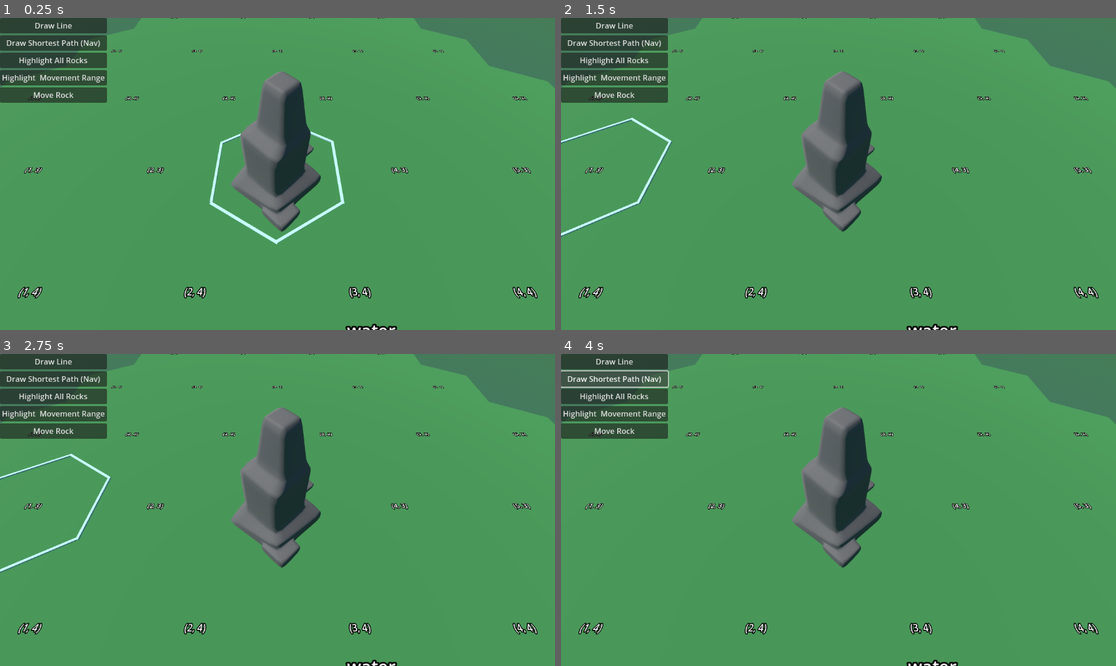
Above: before the commit, frames 1-4 (two rows, left to right).
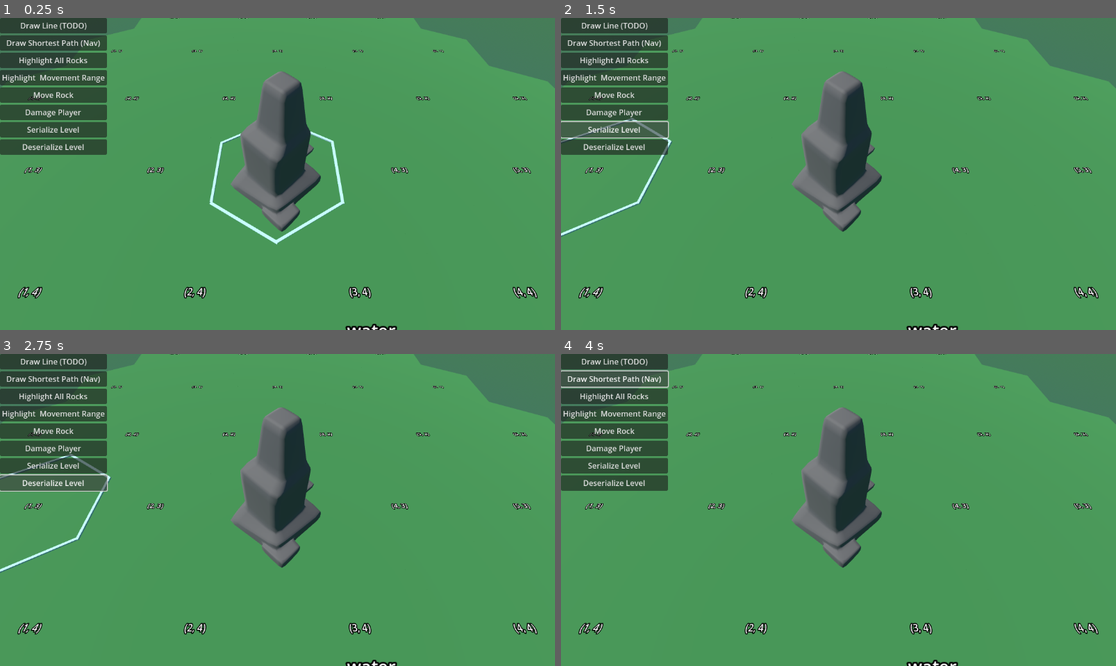
Above: after the commit, the same moments.

Repository: nheeb/spell-tactics
Game: Godot game, scene res://Logic/Main.tscn
The game is run twice, just before and just after one commit, with the same random seed, the same clock (stepped at 60 frames per second) and the same inputs.
Inputs (mouse positions are in pixels of both pictures, inside the frame that each line leads up to):
- Up to frame 1 (0.25 s): no input
- Up to frame 2 (1.5 s): click (616, 111) at 0.5 s, where only the run after the commit has a clickable "Damage Player"; click (616, 130) at 1.25 s, where only the run after the commit has a clickable "Serialize Level"
- Up to frame 3 (2.75 s): click (55, 481) at 2 s, where only the run after the commit has a clickable "Deserialize Level"
- Up to frame 4 (4 s): click "Draw Line" (after the commit: "Draw Line (TODO)") at 2.75 s; click "Draw Shortest Path (Nav)" at 3.5 s

The runs differ from the first frame. In frame 1, 3.0% of the frame differs, in the area x 0-20%, y 1-44%; in frame 2, 3.1%; in frame 3, 3.1%; in frame 4, 3.0%.
Error after the commit: Parse Error: Class "LevelState" hides a global script class.

Commit message:
implemenent entity serialization

Diff:
--- a/Entities/Entity.gd
+++ b/Entities/Entity.gd
@@ -12,20 +12,36 @@
 var current_tile: Tile
 
 
-func to_state() -> EntityState:
+
+## Given the name, should this property be serialized?
+const godot_internal_props = ["RefCounted", "script"]
+const entity_internal_props = ["current_tile", "visual_entity", "logical_entity", "type"]
+func serialize_this_prop(name: String) -> bool:
+	if name.ends_with(".gd"):
+		# script type, ignore this
+		return false
+	if name in godot_internal_props or name in entity_internal_props:
+		return false
+	return true
+
+func serialize() -> EntityState:
 	print("-- Serializing %s --" % type.internal_name)
 	var state: EntityState = EntityState.new()
 
 	if logical_entity != null:
-		# TODO get all props from this
-		pass
-
-	# need to get props from visual entity? pls no, should be initialized on load
+		for prop in logical_entity.get_property_list():
+			# TODO maybe we'll need another exclusion method for the script props
+			if not serialize_this_prop(prop.name):
+				continue
+			state.script_props[prop.name] = get(prop.name)
 
 	for prop in get_property_list():
-		print(prop)
+		if not serialize_this_prop(prop.name):
+			continue
+		state.entity_props[prop.name] = get(prop.name)
 
-	return null
+	print(state.entity_props)
+	return state
 
 func move(target: Tile):
 	current_tile.remove_entity(self)
--- a/Entities/HPEntity.gd
+++ b/Entities/HPEntity.gd
@@ -1,5 +1,12 @@
 class_name HPEntity extends Entity
 
-var hp
-
-# signals for getting hurt / dying ? or how does this info get passed to visual scene?
+signal hp_changed(hp)
+signal died
+@export var hp: int:
+	set(h):
+		hp = h
+		hp_changed.emit(hp)
+		# TODO
+		#Game.combat.animation_queue.append(AnimationObject.new(Game.combat_ui, "set_status", ["Drawing hand cards..."]))
+		if hp <= 0:
+			died.emit()
--- a/Entities/HPEntityType.gd
+++ b/Entities/HPEntityType.gd
@@ -1,3 +1,25 @@
 class_name HPEntityType extends EntityType
 
 @export var max_hp: int
+
+
+## Overriding base entity method to return more specific type
+func create_entity() -> HPEntity:
+	# instance visual entity, who adds this to the scene tree?
+	# I think we should have a method add_entity() in Tile
+	var ent: HPEntity = HPEntity.new()
+
+	if self.visual_scene != null:
+		# CARE, this might lead to lag, depending on the use we might want to instantiate later
+		ent.visual_entity = self.visual_scene.instantiate()
+		ent.visual_entity.type = self
+		ent.type = self
+	else:
+		# for debugging
+		ent.visual_entity = PROTOTYPE_VISUALS.instantiate()
+		ent.visual_entity.type = self
+		ent.type = self
+
+	ent.hp = max_hp
+
+	return ent
--- a/Entities/PlayerEntity.gd
+++ b/Entities/PlayerEntity.gd
@@ -1 +1,3 @@
 class_name PlayerEntity extends HPEntity
+
+var secret_msg = "serialize me"
--- a/Entities/PlayerEntityType.gd
+++ b/Entities/PlayerEntityType.gd
@@ -1 +1,26 @@
 class_name PlayerEntityType extends HPEntityType
+
+
+## Overriding base entity method to return more specific type
+func create_entity() -> PlayerEntity:
+	# instance visual entity, who adds this to the scene tree?
+	# I think we should have a method add_entity() in Tile
+	var ent: PlayerEntity = PlayerEntity.new()
+
+	if self.visual_scene != null:
+		# CARE, this might lead to lag, depending on the use we might want to instantiate later
+		ent.visual_entity = self.visual_scene.instantiate()
+		assert(ent.visual_entity is VisualPlayer)
+		ent.hp_changed.connect(ent.visual_entity.update_hp)
+		ent.visual_entity.type = self
+		ent.type = self
+
+	else:
+		# for debugging
+		ent.visual_entity = PROTOTYPE_VISUALS.instantiate()
+		ent.visual_entity.type = self
+		ent.type = self
+
+	ent.hp = max_hp
+
+	return ent
--- a/Entities/PlayerResource.tres
+++ b/Entities/PlayerResource.tres
@@ -5,7 +5,7 @@
 
 [resource]
 script = ExtResource("1_qf8ih")
-max_hp = 0
+max_hp = 5
 internal_name = "player"
 can_be_hovered = true
 pretty_name = ""
--- a/Entities/Visuals/VisualEntity.gd
+++ b/Entities/Visuals/VisualEntity.gd
@@ -13,3 +13,6 @@
 
 func animation_move_to(tile: Tile) -> void:
 	pass
+
+#func update_hp(hp: int):
+	#$HPLabel.text = "%d / %d" % [hp, type.max]
--- /dev/null
+++ b/Entities/Visuals/VisualPlayer.gd
@@ -0,0 +1,7 @@
+class_name VisualPlayer extends VisualEntity
+
+func _ready() -> void:
+	pass
+
+func update_hp(hp: int):
+	$HPLabel.text = "%d / %d" % [hp, type.max_hp]
--- a/Entities/Visuals/VisualPlayer.tscn
+++ b/Entities/Visuals/VisualPlayer.tscn
@@ -1,11 +1,18 @@
-[gd_scene load_steps=3 format=3 uid="uid://dkl8yhcu2dmjh"]
+[gd_scene load_steps=4 format=3 uid="uid://dkl8yhcu2dmjh"]
 
 [ext_resource type="PackedScene" uid="uid://la7g0xaatryj" path="res://Entities/Visuals/VisualEntity.tscn" id="1_lwo7l"]
+[ext_resource type="Script" path="res://Entities/Visuals/VisualPlayer.gd" id="2_nidg8"]
 
 [sub_resource type="CapsuleMesh" id="CapsuleMesh_4tm7j"]
 
-[node name="VisualEntity" instance=ExtResource("1_lwo7l")]
+[node name="VisualPlayer" instance=ExtResource("1_lwo7l")]
+script = ExtResource("2_nidg8")
 
 [node name="Capsule" type="MeshInstance3D" parent="." index="1"]
 transform = Transform3D(0.5, 0, 0, 0, 0.5, 0, 0, 0, 0.5, 0, 0.5, 0)
 mesh = SubResource("CapsuleMesh_4tm7j")
+
+[node name="HPLabel" type="Label3D" parent="." index="2"]
+transform = Transform3D(1, 0, 0, 0, 1, 0, 0, 0, 1, 0, 1.13708, 0)
+billboard = 1
+text = "0"
--- a/Logic/Tiles/Level.gd
+++ b/Logic/Tiles/Level.gd
@@ -13,6 +13,8 @@
 var tiles: Array[Array] = []  # Tile
 var n_rows: int
 var n_cols: int
+
+@onready var player: PlayerEntity
 
 func _ready() -> void:
 	pass
@@ -50,34 +52,47 @@
 			new_tile.get_node("DebugLabel").text = "(%s, %s)" % [r, q]
 			new_tile.r = r
 			new_tile.q = q
+			new_tile.name = "Tile_%02d_%02d" % [r, q]
 			tiles[r][q] = new_tile
 
 	# let's add a rock to the center tile
 	add_entity(3, 3, ROCK_ENTITY)
 	add_entity(3, 4, WATER_ENTITY)
-	add_entity(0, 6, PLAYER_ENTITY)
+	self.player = add_entity(0, 6, PLAYER_ENTITY)
 
 	n_rows = 2 * n + 1
 	n_cols = 2 * n + 1
 
-	# TODO finish implementing Entity to_state()
-	#to_state()
-
 ## Serialize the whole tile grid and all entities.
-func to_state() -> LevelState:
+func serialize() -> LevelState:
 	var level_state = LevelState.new()
 	level_state.rows = n_rows
 	level_state.columns = n_cols
 
-	var tile_data: Array[TileData] = []
+	var tile_data: Array[TileState] = []
 	var tile: Tile
 	for r in range(0, n_rows):
 		for q in range(0, n_cols):
 			tile = tiles[r][q]
 			if tile != null:
-				tile_data.append(tile.to_state())
-
+				tile_data.append(tile.serialize())
+	level_state.tiles = tile_data
 	return level_state
+
+static func deserialize(state: LevelState) -> Level:
+	#var level_state: LevelState = ResourceLoader.load()
+	return null
+
+func save_to_disk(path: String = ""):
+	var state: LevelState = serialize()
+	var err = ResourceSaver.save(state, path, ResourceSaver.FLAG_BUNDLE_RESOURCES)
+
+	if not err == OK:
+		printerr("Err when saving level state: ", err)
+
+static func load_from_disk(path: String) -> Level:
+	var level_state: LevelState = ResourceLoader.load(path)
+	return null
 
 func add_entity(r: int, q: int, entity_type: EntityType) -> Entity:
 	# should entities only be part of tiles or do we want a second data structure outside?
--- a/Logic/Tiles/State/EntityState.gd
+++ b/Logic/Tiles/State/EntityState.gd
@@ -2,14 +2,13 @@
 class_name EntityState extends Resource
 
 @export var type: EntityType
+
 @export var entity_props: Dictionary
 ## props belonging to the logic script this entity might have (optional)
 @export var script_props: Dictionary
 
 
-
-
-
+## the current tile will be set from outside, as the Tile deserialize will call this.
 func to_entity() -> Entity:
 	# TODO
 	return null
--- a/Logic/Tiles/State/TileState.gd
+++ b/Logic/Tiles/State/TileState.gd
@@ -2,4 +2,4 @@
 
 @export var r: int
 @export var q: int
-@export var entities: EntityState
+@export var entities: Array[EntityState]
--- a/Logic/Tiles/Tile.gd
+++ b/Logic/Tiles/Tile.gd
@@ -64,13 +64,14 @@
 		$Highlight.disable_highlight(type)
 
 
-func to_state() -> TileState:
+func serialize() -> TileState:
 	var tile_state := TileState.new()
 	tile_state.r = r
 	tile_state.q = q
 	var entity_states: Array[EntityState] = []
 
 	for entity: Entity in self.entities:
-		entity_states.append(entity.to_state())
+		entity_states.append(entity.serialize())
 
+	tile_state.entities = entity_states
 	return tile_state
--- a/Prototype/Prototyping.gd
+++ b/Prototype/Prototyping.gd
@@ -67,3 +67,15 @@
 
 func _on_move_rock_button_pressed() -> void:
 	$Level.move_entity($Level.find_entity(ent_type), $Level.tiles[5][4])
+
+
+func _on_damage_player_pressed() -> void:
+	$Level.player.hp -= 1
+
+
+func _on_save_level_pressed() -> void:
+	$Level.save_to_disk("user://level.tres")
+
+
+func _on_load_level_pressed() -> void:
+	$Level.load_from_disk("user://level.tres")
--- a/Prototype/Prototyping.tscn
+++ b/Prototype/Prototyping.tscn
@@ -81,7 +81,7 @@
 [node name="LineButton" type="Button" parent="FeaturesUI/Control/VBoxContainer"]
 custom_minimum_size = Vector2(32, 32)
 layout_mode = 2
-text = "Draw Line
+text = "Draw Line (TODO)
 "
 
 [node name="NavButton" type="Button" parent="FeaturesUI/Control/VBoxContainer"]
@@ -106,7 +106,25 @@
 layout_mode = 2
 text = "Move Rock"
 
+[node name="DamagePlayer" type="Button" parent="FeaturesUI/Control/VBoxContainer"]
+custom_minimum_size = Vector2(32, 32)
+layout_mode = 2
+text = "Damage Player"
+
+[node name="SaveLevel" type="Button" parent="FeaturesUI/Control/VBoxContainer"]
+custom_minimum_size = Vector2(32, 32)
+layout_mode = 2
+text = "Serialize Level"
+
+[node name="LoadLevel" type="Button" parent="FeaturesUI/Control/VBoxContainer"]
+custom_minimum_size = Vector2(32, 32)
+layout_mode = 2
+text = "Deserialize Level"
+
 [connection signal="pressed" from="FeaturesUI/Control/VBoxContainer/NavButton" to="." method="_on_nav_button_pressed"]
 [connection signal="pressed" from="FeaturesUI/Control/VBoxContainer/EntityFindButton" to="." method="_on_entity_find_button_pressed"]
 [connection signal="pressed" from="FeaturesUI/Control/VBoxContainer/MovementRangeButton" to="." method="_on_movement_range_button_pressed"]
 [connection signal="pressed" from="FeaturesUI/Control/VBoxContainer/MoveRockButton" to="." method="_on_move_rock_button_pressed"]
+[connection signal="pressed" from="FeaturesUI/Control/VBoxContainer/DamagePlayer" to="." method="_on_damage_player_pressed"]
+[connection signal="pressed" from="FeaturesUI/Control/VBoxContainer/SaveLevel" to="." method="_on_save_level_pressed"]
+[connection signal="pressed" from="FeaturesUI/Control/VBoxContainer/LoadLevel" to="." method="_on_load_level_pressed"]
